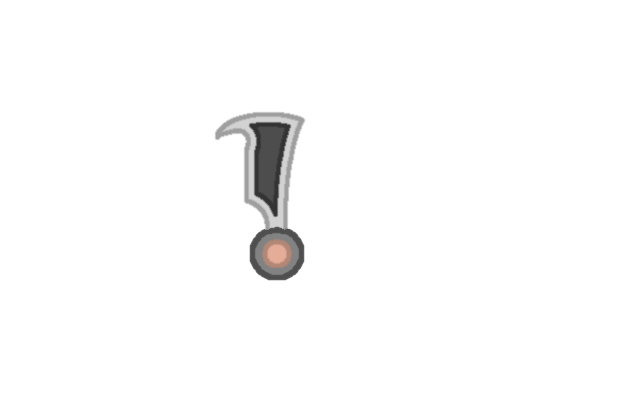
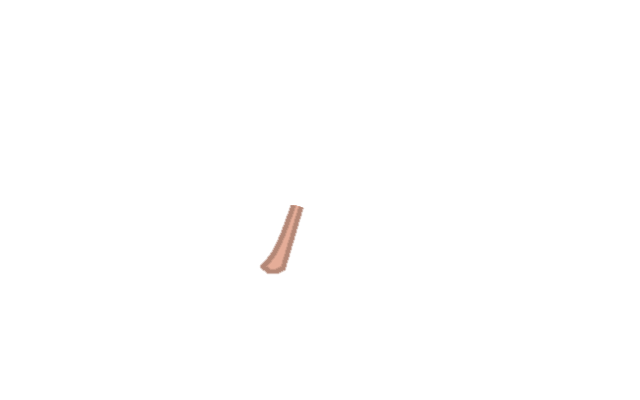
Revision of a layered w=640, h=400 image; what changed, layer by layer:
hid "DravenOutline" over (x1=214, y1=111, x2=306, y2=281)
hid "DravenColour" over (x1=217, y1=114, x2=303, y2=278)
showed "Background" over (x1=259, y1=205, x2=305, y2=275)
